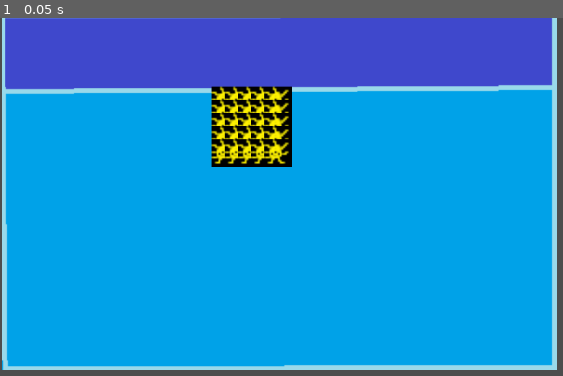
Above: before the commit, frame 1.
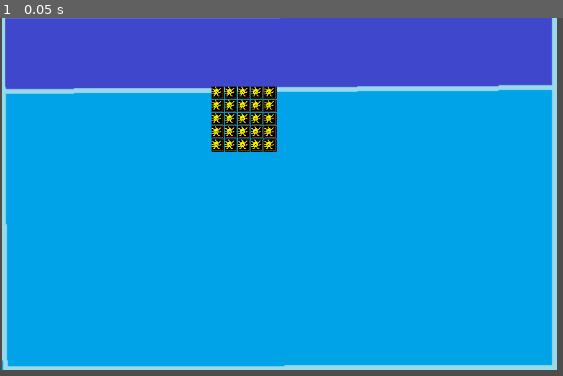
Above: after the commit, the same moment.

Repository: Taiblockzero/Re-Cycle
Game: Godot game, scene res://Scenes/inventory.tscn
Same seed, same stepped clock (60 frames per second), same inputs: the game is played once before the commit and once after it.
Inputs:
- Up to frame 1 (0.05 s): no input

The runs differ from the first frame. In frame 1, 2.9% of the frame differs, in the area x 37-52%, y 18-42%.

Commit message:
working inventory I am dumb fixed pixel length

Diff:
--- a/Scenes/item.tscn
+++ b/Scenes/item.tscn
@@ -1,12 +1,12 @@
 [gd_scene load_steps=3 format=3 uid="uid://bkcmmpwwfsdkw"]
 
-[ext_resource type="Texture2D" uid="uid://cdjbjx35l7mvy" path="res://Assets/item spooder.png" id="1_6os3t"]
 [ext_resource type="Script" path="res://Script/item.gd" id="1_g6ugr"]
+[ext_resource type="Texture2D" uid="uid://dhpbgr7uf7i03" path="res://smoll.png" id="2_lefyr"]
 
 [node name="Item" type="Node2D"]
 script = ExtResource("1_g6ugr")
 
 [node name="TextureRect" type="TextureRect" parent="."]
-offset_right = 40.0
-offset_bottom = 40.0
-texture = ExtResource("1_6os3t")
+offset_right = 16.0
+offset_bottom = 16.0
+texture = ExtResource("2_lefyr")
Binary file added: smoll.png
Not shown, added: smoll.png.import
